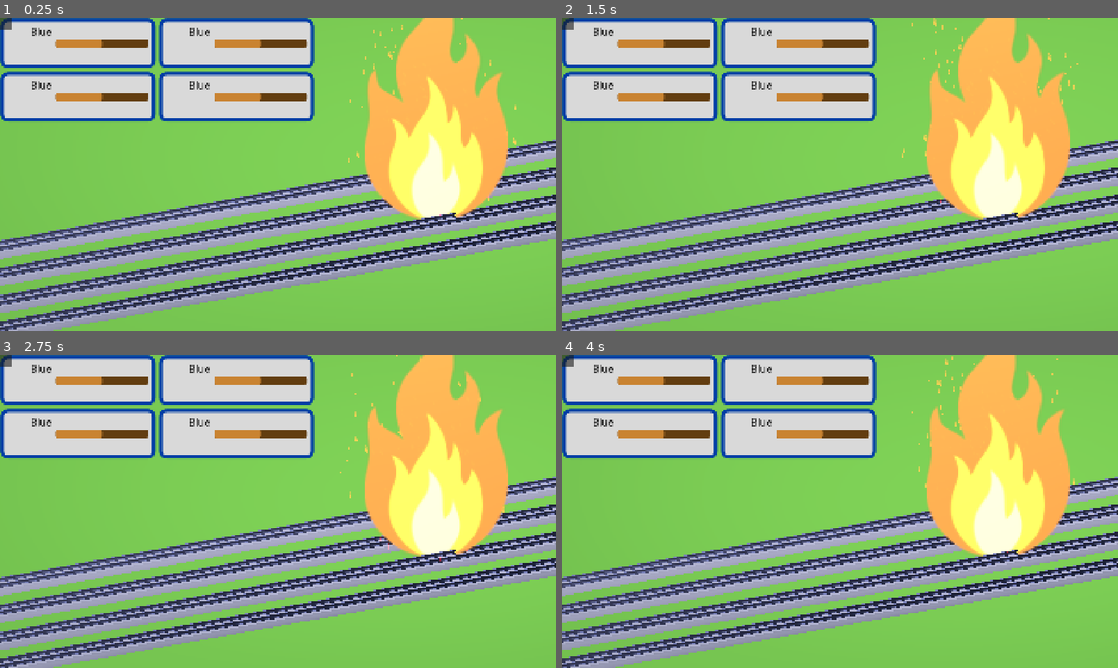
Above: before the commit, frames 1-4 (two rows, left to right).
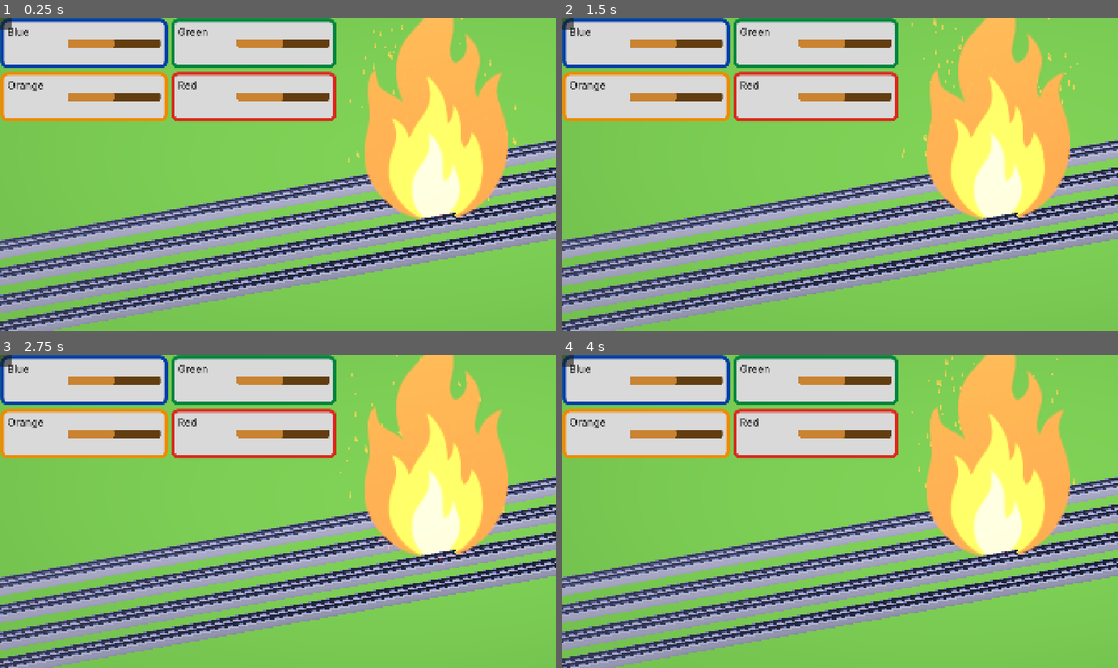
Above: after the commit, the same moments.

Repository: gracedes/mbta-auto-battler
Game: Godot game, scene res://node_2d.tscn
Two runs of this game, one before a commit and one after it. Both use one fixed random seed, a clock stepped at 60 frames per second and the inputs below.
Inputs (mouse positions are in pixels of both pictures, inside the frame that each line leads up to):
- Up to frame 1 (0.25 s): no input
- Up to frame 2 (1.5 s): click (567, 24) at 0.5 s; click (567, 24) at 1.25 s
- Up to frame 3 (2.75 s): click (5, 361) at 2 s
- Up to frame 4 (4 s): tap Enter at 2.75 s

The runs differ from the first frame. In frame 1, 6.0% of the frame differs, in the area x 0-61%, y 0-33%; in frame 2, 6.0%; in frame 3, 6.0%; in frame 4, 6.0%.
Error in both runs: Invalid access to property or key 'data' on a base object of type 'Nil'. (res://scripts/main.gd:84)

Commit message:
Line Card Stuff

Diff:
--- a/assets/ui/line_card.gd
+++ b/assets/ui/line_card.gd
@@ -6,6 +6,7 @@
 		line_name = value
 		if is_node_ready():
 			$MarginContainer/HBoxContainer/VBoxContainer/LineNameLabel.text = value
+
 
 @export var border_color: Color = Color("#003DA5"):
 	set(value):
--- a/assets/ui/line_card.tscn
+++ b/assets/ui/line_card.tscn
@@ -45,21 +45,13 @@
 [node name="HBoxContainer" type="HBoxContainer" parent="MarginContainer" unique_id=2009688706]
 layout_mode = 2
 
-[node name="LevelLabel" type="Label" parent="MarginContainer/HBoxContainer" unique_id=1474061542]
-custom_minimum_size = Vector2(75, 0)
-layout_mode = 2
-offset_transform_enabled = true
-offset_transform_position = Vector2(400, -45)
-theme_override_colors/font_color = Color(0.06, 0.06, 0.06, 1)
-theme_override_fonts/font = ExtResource("1_v5iq4")
-theme_override_font_sizes/font_size = 36
-
 [node name="VBoxContainer" type="VBoxContainer" parent="MarginContainer/HBoxContainer" unique_id=1359806081]
 layout_mode = 2
 
 [node name="LineNameLabel" type="Label" parent="MarginContainer/HBoxContainer/VBoxContainer" unique_id=2138571204]
-custom_minimum_size = Vector2(75, 0)
+custom_minimum_size = Vector2(120, 0)
 layout_mode = 2
+size_flags_stretch_ratio = 0.0
 theme_override_colors/font_color = Color(0.06, 0.06, 0.06, 1)
 theme_override_fonts/font = ExtResource("1_v5iq4")
 theme_override_font_sizes/font_size = 36
@@ -67,8 +59,19 @@
 [node name="DPSLabel2" type="Label" parent="MarginContainer/HBoxContainer/VBoxContainer" unique_id=757170209]
 custom_minimum_size = Vector2(75, 0)
 layout_mode = 2
+size_flags_stretch_ratio = 0.0
 offset_transform_enabled = true
 offset_transform_position = Vector2(0, 40)
+theme_override_colors/font_color = Color(0.06, 0.06, 0.06, 1)
+theme_override_fonts/font = ExtResource("1_v5iq4")
+theme_override_font_sizes/font_size = 36
+
+[node name="LevelLabel" type="Label" parent="MarginContainer/HBoxContainer" unique_id=1474061542]
+custom_minimum_size = Vector2(75, 0)
+layout_mode = 2
+size_flags_stretch_ratio = 0.0
+offset_transform_enabled = true
+offset_transform_position = Vector2(300, -45)
 theme_override_colors/font_color = Color(0.06, 0.06, 0.06, 1)
 theme_override_fonts/font = ExtResource("1_v5iq4")
 theme_override_font_sizes/font_size = 36
--- a/node_2d.tscn
+++ b/node_2d.tscn
@@ -28,7 +28,7 @@
 border_width_top = 12
 border_width_right = 12
 border_width_bottom = 12
-border_color = Color(0, 0.23921569, 0.64705884, 1)
+border_color = Color(0, 0.5176471, 0.23921569, 1)
 corner_radius_top_left = 24
 corner_radius_top_right = 24
 corner_radius_bottom_right = 24
@@ -40,7 +40,7 @@
 border_width_top = 12
 border_width_right = 12
 border_width_bottom = 12
-border_color = Color(0, 0.23921569, 0.64705884, 1)
+border_color = Color(0.92941177, 0.54509807, 0, 1)
 corner_radius_top_left = 24
 corner_radius_top_right = 24
 corner_radius_bottom_right = 24
@@ -52,7 +52,7 @@
 border_width_top = 12
 border_width_right = 12
 border_width_bottom = 12
-border_color = Color(0, 0.23921569, 0.64705884, 1)
+border_color = Color(0.85490197, 0.16078432, 0.10980392, 1)
 corner_radius_top_left = 24
 corner_radius_top_right = 24
 corner_radius_bottom_right = 24
@@ -440,14 +440,20 @@
 [node name="GreenCard" parent="HUD/UI/GridContainer" unique_id=1759957099 instance=ExtResource("2_4d7sh")]
 layout_mode = 2
 theme_override_styles/panel = SubResource("StyleBoxFlat_ir8iy")
+line_name = "Green"
+border_color = Color(0, 0.5176471, 0.23921569, 1)
 
 [node name="OrangeCard" parent="HUD/UI/GridContainer" unique_id=37719455 instance=ExtResource("2_4d7sh")]
 layout_mode = 2
 theme_override_styles/panel = SubResource("StyleBoxFlat_hqns4")
+line_name = "Orange"
+border_color = Color(0.92941177, 0.54509807, 0, 1)
 
 [node name="RedCard" parent="HUD/UI/GridContainer" unique_id=823857636 instance=ExtResource("2_4d7sh")]
 layout_mode = 2
 theme_override_styles/panel = SubResource("StyleBoxFlat_x0ka3")
+line_name = "Red"
+border_color = Color(0.85490197, 0.16078432, 0.10980392, 1)
 
 [node name="TextureButton" type="TextureButton" parent="HUD/UI" unique_id=1039590403]
 layout_mode = 0
